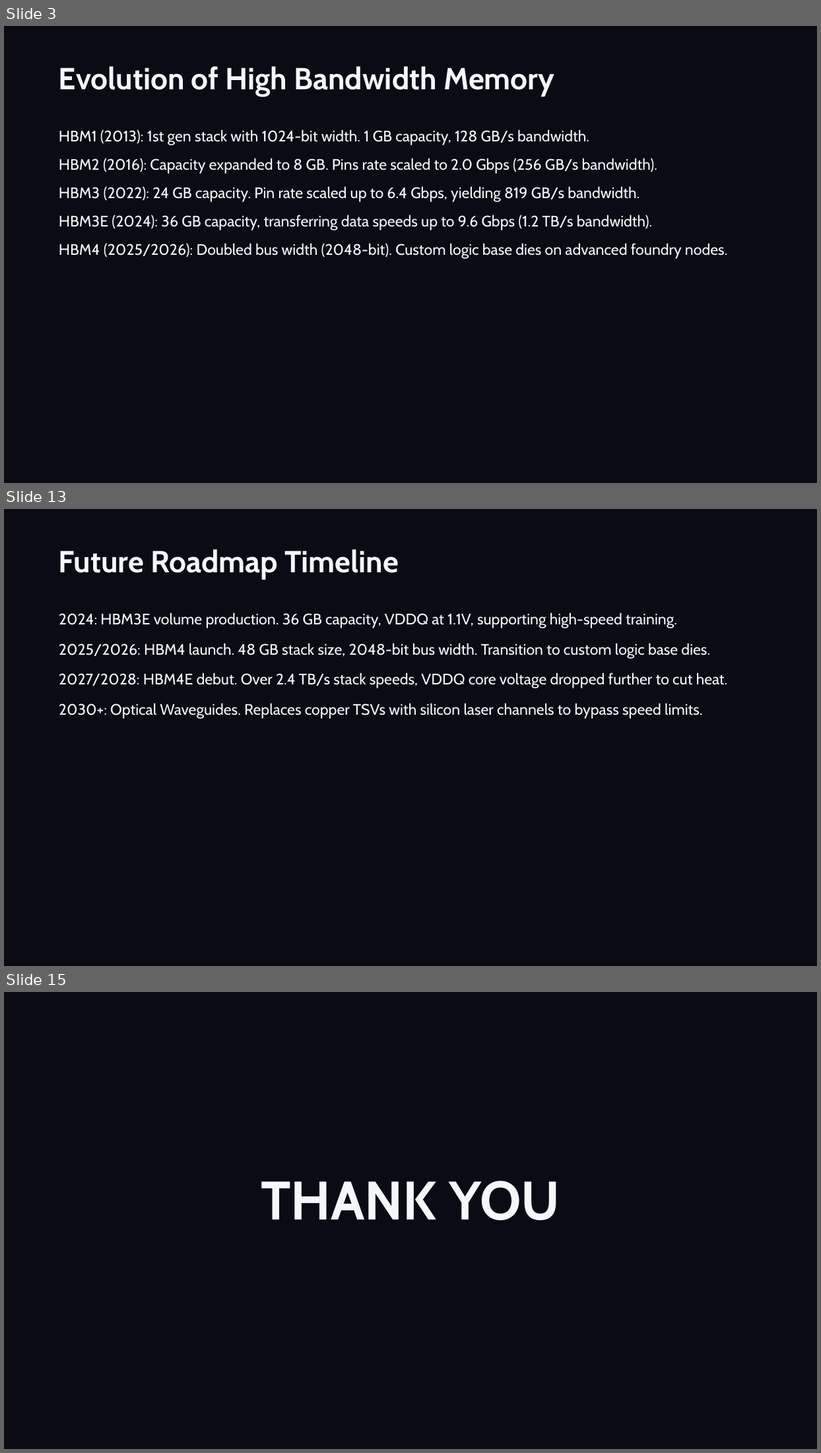
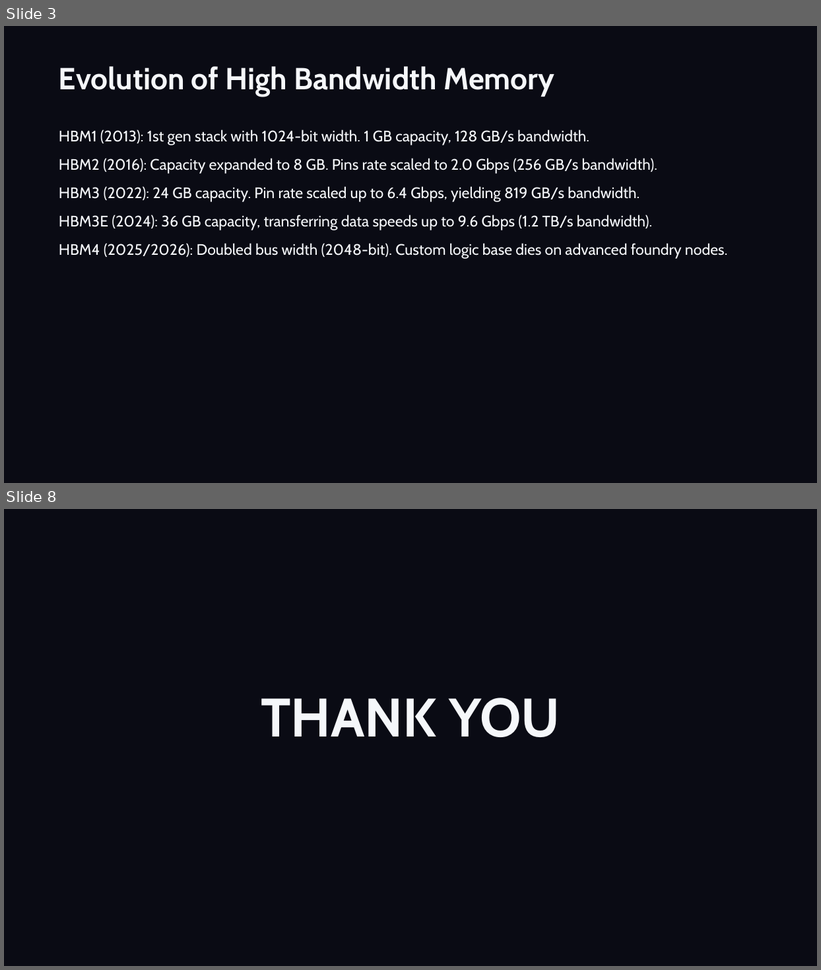
Before and after one commit to jaiAkash1209/Ecube-ppt, a slide deck: HBM4_HBM4E_Showcase.pptx. Shown one above the other, each under a label of ours: slides 3, 13 and 15 before the commit, slides 3 and 8 after it; the slides between them are not shown. The pictures are 821x1453 and 821x970 pixels, drawn with LibreOffice and Linux fonts; fonts in the diff are those of the drawing. Boxes give left, top, right and bottom in pixels: in the first picture for what was removed or moved away, otherwise in the second. Text is boxed around its words. In the diff, an @@ line names an element or a change of style, - is before the commit and + after.

```diff
--- a/HBM4_HBM4E_Showcase.pptx
+++ b/HBM4_HBM4E_Showcase.pptx
@@ slide 13 removed at box(4, 509, 817, 966), background #0A0B14 @@
@@ text removed at box(59, 549, 399, 580) @@
-Future Roadmap Timeline
@@ text removed at box(59, 613, 728, 719) @@
-2024: HBM3E volume production. 36 GB capacity, VDDQ at 1.1V, supporting high-speed training.
-2025/2026: HBM4 launch. 48 GB stack size, 2048-bit bus width. Transition to custom logic base dies.
-2027/2028: HBM4E debut. Over 2.4 TB/s stack speeds, VDDQ core voltage dropped further to cut heat.
-2030+: Optical Waveguides. Replaces copper TSVs with silicon laser channels to bypass speed limits.
@@ what was slide 15 is now slide 8 @@
```
Also in this commit, not shown: 1 slide changed, 3 slides added, 9 other slides removed, 4 other files.
